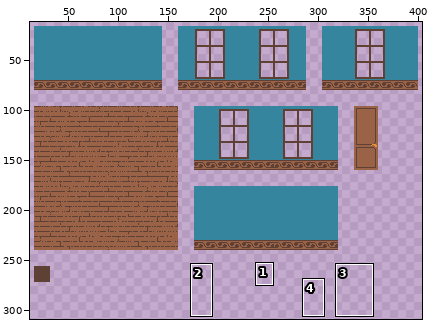
Edited in one commit: pixel-art file (art/interior.aseprite). Above, an overview of the earlier version with the close-up marked.
Close-up. First the earlier version:
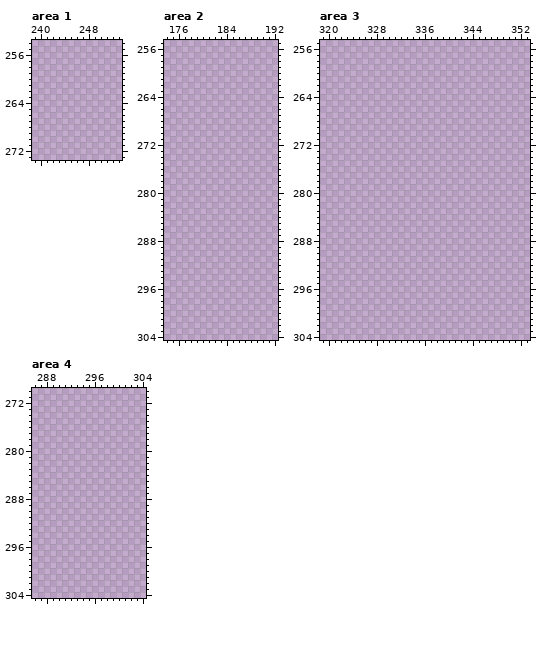
1024x1024 pixels, 1 frame. Shown: area 1: x 239..253, y 254..273; area 2: x 174..192, y 255..304; area 3: x 319..353, y 255..304; area 4: x 286..304, y 270..304. The wide view leaves out empty margins. The commit also changed other parts of the picture, which this record leaves out.
Once edited:
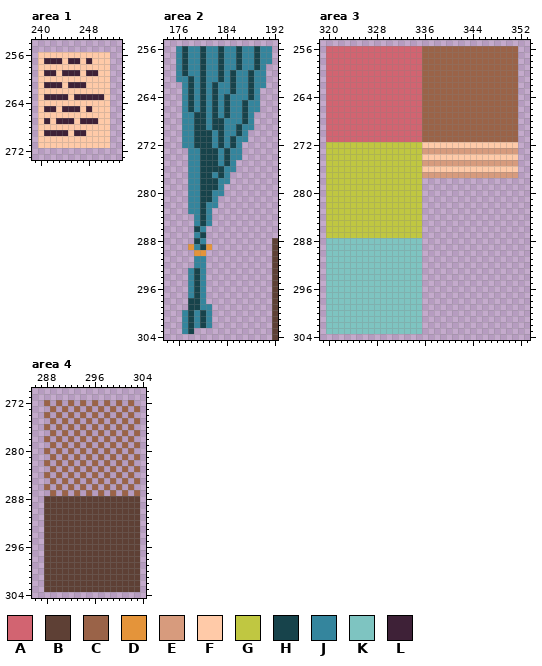
Palette (. is transparent): A #d26471  B #5e4035  C #9a6348  D #e4943a  E #d79b7d  F #ffcaa8  G #c0c741  H #17434b  J #34859d  K #7ec4c1  L #3e2137
Change:
Changed rows in their new state; - is an unchanged pixel.
Area 1:
first column x 240:
256 FFFFFFFFFFFF
257 FLLLFLLFLFFF
258 FFFFFFFFFFFF
259 FLLFLLLFLLFF
260 FFFFFFFFFFFF
261 FLLLFLLLFFFF
262 FFFFFFFFFFFF
263 FLLLLFLLLLLF
264 FFFFFFFFFFFF
265 FLLFLLLFLFFF
266 FFFFFFFFFFFF
267 FLFLLLFLLLFF
268 FFFFFFFFFFFF
269 FLLLLFLLFFFF
270 FFFFFFFFFFFF
271 FFFFFFFFFFFF
Area 2:
first column x 176:
256 JHJJHJJHJJHJJHJJ-
257 JHJJHJJHJJHJJHJJ-
258 JHJJHJJHJJHJJHJJ-
259 JHJJHJJHJJHJJHJ--
260 JHJJHJJHJHJJHJJ--
261 JJHJHJJHJHJJHJJ--
262 -JHJHJHJJHJJHJJ--
263 -JHJHJHJJHJJHJ---
264 -JHJHJHJHJJJHJ---
265 -JHJHJHJHJJHJJ---
266 -JHJHJHJHJJHJJ---
267 -JJHHJHJHJJHJ----
268 -JJHHJHHJJJHJ----
269 -JJHHJHHJJHJJ----
270 -JJHHHJHJJHJ-----
271 -JJHHHJHJHJJ-----
272 -JJHHHJHJHJ------
273 --JJHHHJHJJ------
274 --JJHHHJHJJ------
275 --JJHHHJHJ-------
276 --JJHHHHJJ-------
277 --JJHHJHJ--------
278 --JJHHHJJ--------
279 --JJHHHJ---------
280 --JJHHJJ---------
281 --JJHHJ----------
282 --JJHJJ----------
283 --JJHJ-----------
284 ---JHJ-----------
285 ---JHJ-----------
286 ---HJ------------
287 ---JH------------
288 ---HJ-----------B
289 --DJHD----------B
290 ---DD-----------B
291 ---JJ-----------B
292 ---JJ-----------B
293 --JHJ-----------B
294 --JHJ-----------B
295 --JHJ-----------B
296 --JHJ-----------B
297 --JHJ-----------B
298 --HHJ-----------B
299 --HHJJ----------B
300 -JHJHJ----------B
301 -JHJHJ----------B
302 -JHJHJ----------B
303 -JH-------------B
304 ----------------B
Area 3:
first column x 320:
256 AAAAAAAAAAAAAAAACCCCCCCCCCCCCCCC
257 AAAAAAAAAAAAAAAACCCCCCCCCCCCCCCC
258 AAAAAAAAAAAAAAAACCCCCCCCCCCCCCCC
259 AAAAAAAAAAAAAAAACCCCCCCCCCCCCCCC
260 AAAAAAAAAAAAAAAACCCCCCCCCCCCCCCC
261 AAAAAAAAAAAAAAAACCCCCCCCCCCCCCCC
262 AAAAAAAAAAAAAAAACCCCCCCCCCCCCCCC
263 AAAAAAAAAAAAAAAACCCCCCCCCCCCCCCC
264 AAAAAAAAAAAAAAAACCCCCCCCCCCCCCCC
265 AAAAAAAAAAAAAAAACCCCCCCCCCCCCCCC
266 AAAAAAAAAAAAAAAACCCCCCCCCCCCCCCC
267 AAAAAAAAAAAAAAAACCCCCCCCCCCCCCCC
268 AAAAAAAAAAAAAAAACCCCCCCCCCCCCCCC
269 AAAAAAAAAAAAAAAACCCCCCCCCCCCCCCC
270 AAAAAAAAAAAAAAAACCCCCCCCCCCCCCCC
271 AAAAAAAAAAAAAAAACCCCCCCCCCCCCCCC
272 GGGGGGGGGGGGGGGGFFFFFFFFFFFFFFFF
273 GGGGGGGGGGGGGGGGEEEEEEEEEEEEEEEE
274 GGGGGGGGGGGGGGGGFFFFFFFFFFFFFFFF
275 GGGGGGGGGGGGGGGGEEEEEEEEEEEEEEEE
276 GGGGGGGGGGGGGGGGFFFFFFFFFFFFFFFF
277 GGGGGGGGGGGGGGGGEEEEEEEEEEEEEEEE
278 GGGGGGGGGGGGGGGG----------------
279 GGGGGGGGGGGGGGGG----------------
280 GGGGGGGGGGGGGGGG----------------
281 GGGGGGGGGGGGGGGG----------------
282 GGGGGGGGGGGGGGGG----------------
283 GGGGGGGGGGGGGGGG----------------
284 GGGGGGGGGGGGGGGG----------------
285 GGGGGGGGGGGGGGGG----------------
286 GGGGGGGGGGGGGGGG----------------
287 GGGGGGGGGGGGGGGG----------------
288 KKKKKKKKKKKKKKKK----------------
289 KKKKKKKKKKKKKKKK----------------
290 KKKKKKKKKKKKKKKK----------------
291 KKKKKKKKKKKKKKKK----------------
292 KKKKKKKKKKKKKKKK----------------
293 KKKKKKKKKKKKKKKK----------------
294 KKKKKKKKKKKKKKKK----------------
295 KKKKKKKKKKKKKKKK----------------
296 KKKKKKKKKKKKKKKK----------------
297 KKKKKKKKKKKKKKKK----------------
298 KKKKKKKKKKKKKKKK----------------
299 KKKKKKKKKKKKKKKK----------------
300 KKKKKKKKKKKKKKKK----------------
301 KKKKKKKKKKKKKKKK----------------
302 KKKKKKKKKKKKKKKK----------------
303 KKKKKKKKKKKKKKKK----------------
Area 4:
first column x 288:
272 C-C-C-C-C-C-C-C-
273 -C-C-C-C-C-C-C-C
274 C-C-C-C-C-C-C-C-
275 -C-C-C-C-C-C-C-C
276 C-C-C-C-C-C-C-C-
277 -C-C-C-C-C-C-C-C
278 C-C-C-C-C-C-C-C-
279 -C-C-C-C-C-C-C-C
280 C-C-C-C-C-C-C-C-
281 -C-C-C-C-C-C-C-C
282 C-C-C-C-C-C-C-C-
283 -C-C-C-C-C-C-C-C
284 C-C-C-C-C-C-C-C-
285 -C-C-C-C-C-C-C-C
286 C-C-C-C-C-C-C-C-
287 -C-C-C-C-C-C-C-C
288 BBBBBBBBBBBBBBBB
289 BBBBBBBBBBBBBBBB
290 BBBBBBBBBBBBBBBB
291 BBBBBBBBBBBBBBBB
292 BBBBBBBBBBBBBBBB
293 BBBBBBBBBBBBBBBB
294 BBBBBBBBBBBBBBBB
295 BBBBBBBBBBBBBBBB
296 BBBBBBBBBBBBBBBB
297 BBBBBBBBBBBBBBBB
298 BBBBBBBBBBBBBBBB
299 BBBBBBBBBBBBBBBB
300 BBBBBBBBBBBBBBBB
301 BBBBBBBBBBBBBBBB
302 BBBBBBBBBBBBBBBB
303 BBBBBBBBBBBBBBBB
